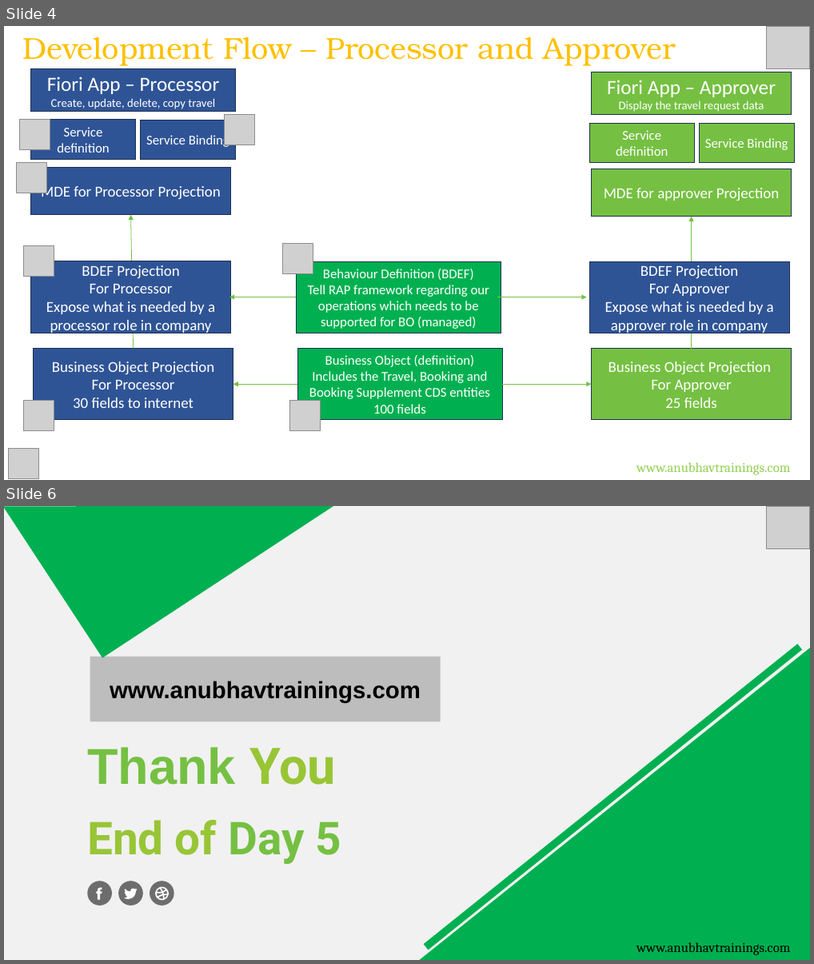
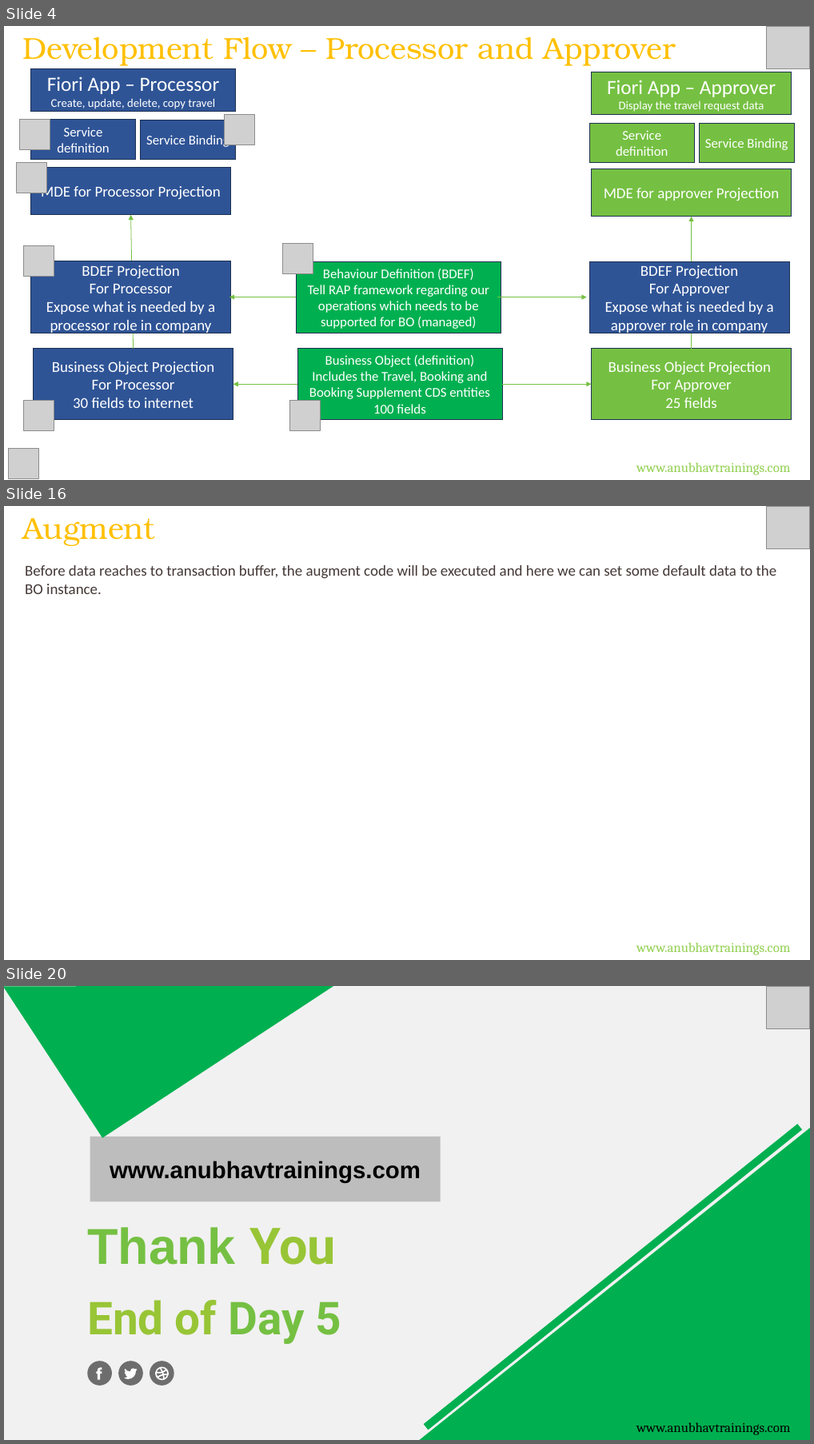
Before and after one commit to soyuztechnologies/AOC_Corporate_Training, a slide deck: Day 6/DAY-6.pptx. Shown one above the other, each under a label of ours: slides 4 and 6 before the commit, slides 4, 16 and 20 after it; the slides between them are not shown. The pictures are 814x964 and 814x1444 pixels, drawn with LibreOffice and Linux fonts; fonts in the diff are those of the drawing; grey boxes stand for pictures. Boxes give left, top, right and bottom in pixels: in the first picture for what was removed or moved away, otherwise in the second. Text is boxed around its words. In the diff, an @@ line names an element or a change of style, - is before the commit and + after.

```diff
--- a/Day 6/DAY-6.pptx
+++ b/Day 6/DAY-6.pptx
@@ slide 16 added at [4,506,810,960], background #FFFFFF @@
@@ text added at [22,518,155,546], 36 pt, text #FFC000 @@
+Augment
@@ picture added at [767,506,810,549] @@
@@ text added at [25,565,778,594], 18 pt, text #433835 @@
+Before data reaches to transaction buffer, the augment code will be executed and here we can set some default data to the BO instance.
@@ text added at [637,942,790,955], 16 pt, text #92D050 @@
+www.anubhavtrainings.com
@@ what was slide 6 is now slide 20 @@
```
Also in this commit, not shown: 1 slide changed, 13 other slides added, 4 other files.
